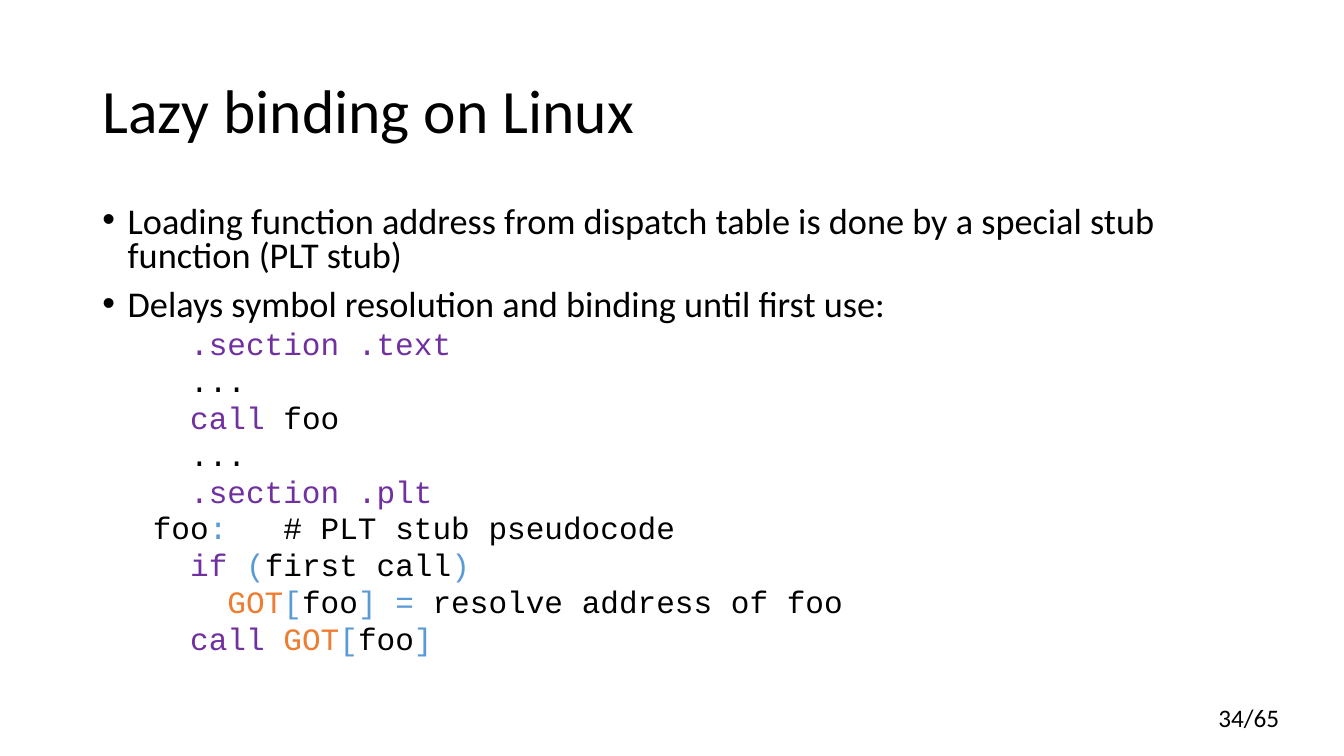
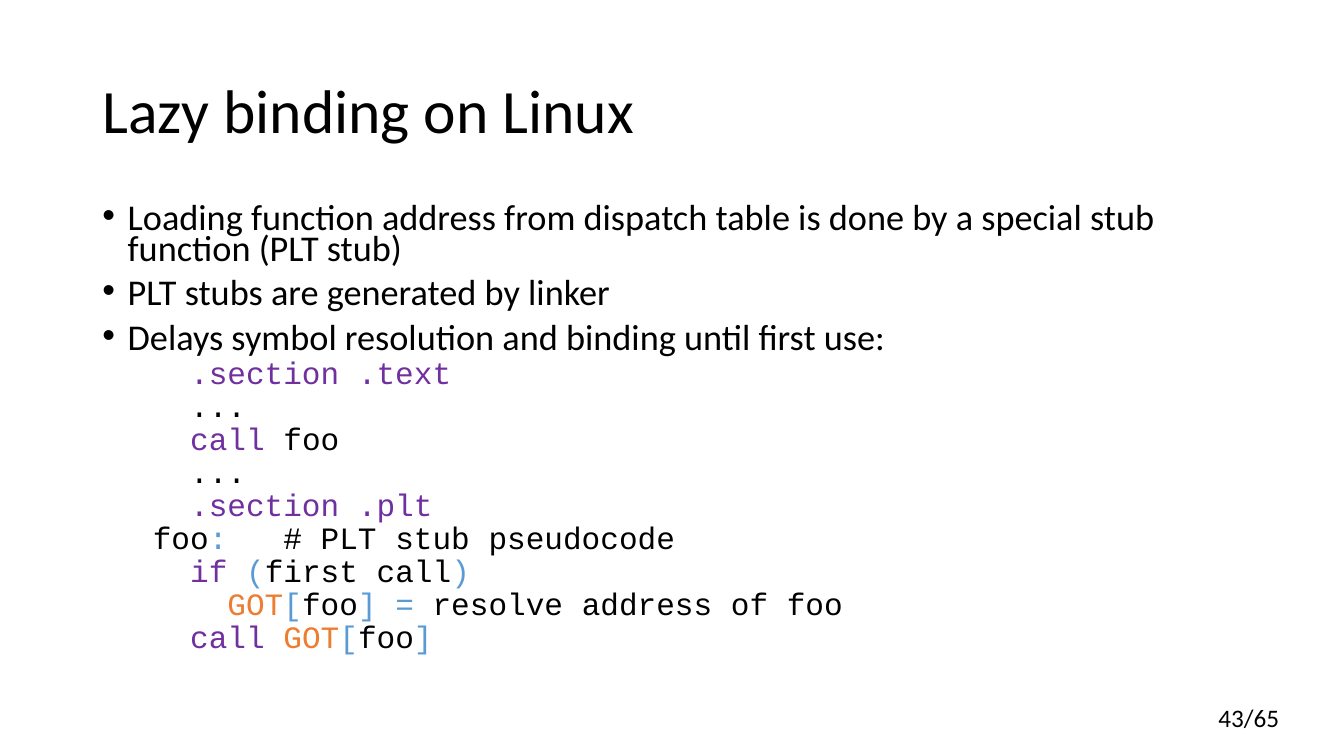
Before and after one commit to yugr/CppRussia, a slide deck: slide 43 of 2024/EN.pptx (slide 34 before the commit). Drawn at 1344x756 pixels with LibreOffice and Linux fonts; fonts in the diff are those of the drawing. Boxes give left, top, right and bottom in pixels: in the first picture for what was removed or moved away, otherwise in the second. Text is boxed around its words. In the diff, an @@ line names an element or a change of style, - is before the commit and + after.

```diff
--- a/2024/EN.pptx
+++ b/2024/EN.pptx
@@ text at [128,204,1154,655]: line spacing 0.8 to 0.7 @@
@@ text at [128,279,610,312]: paragraph added @@
+• PLT stubs are generated by linker
@@ page number at [1218,709,1279,728]: text changed @@
-34/65
+43/65
```
Also in this commit, not shown: 17 other slides changed, 12 slides added, 2 slides removed.
